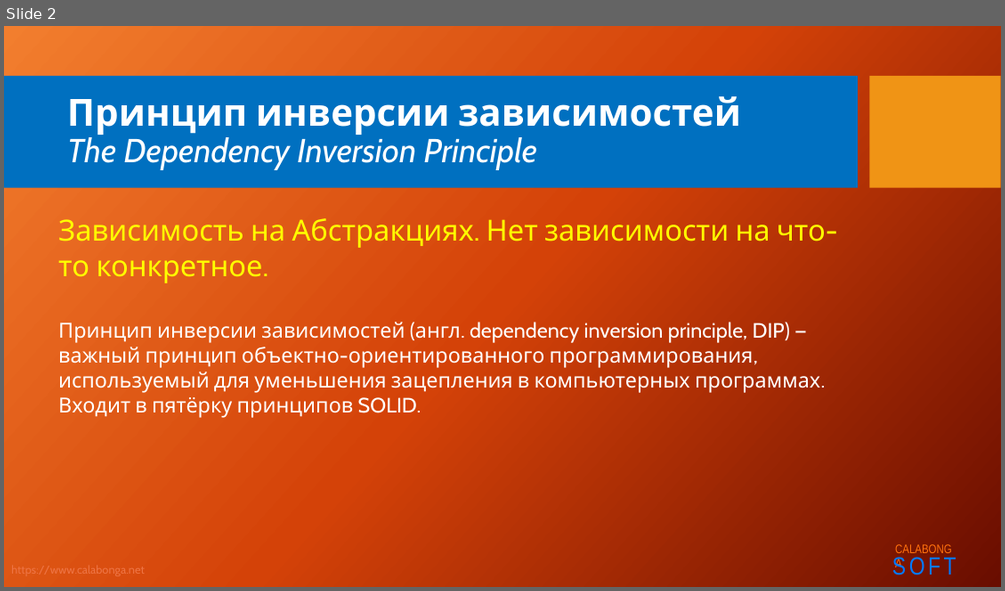
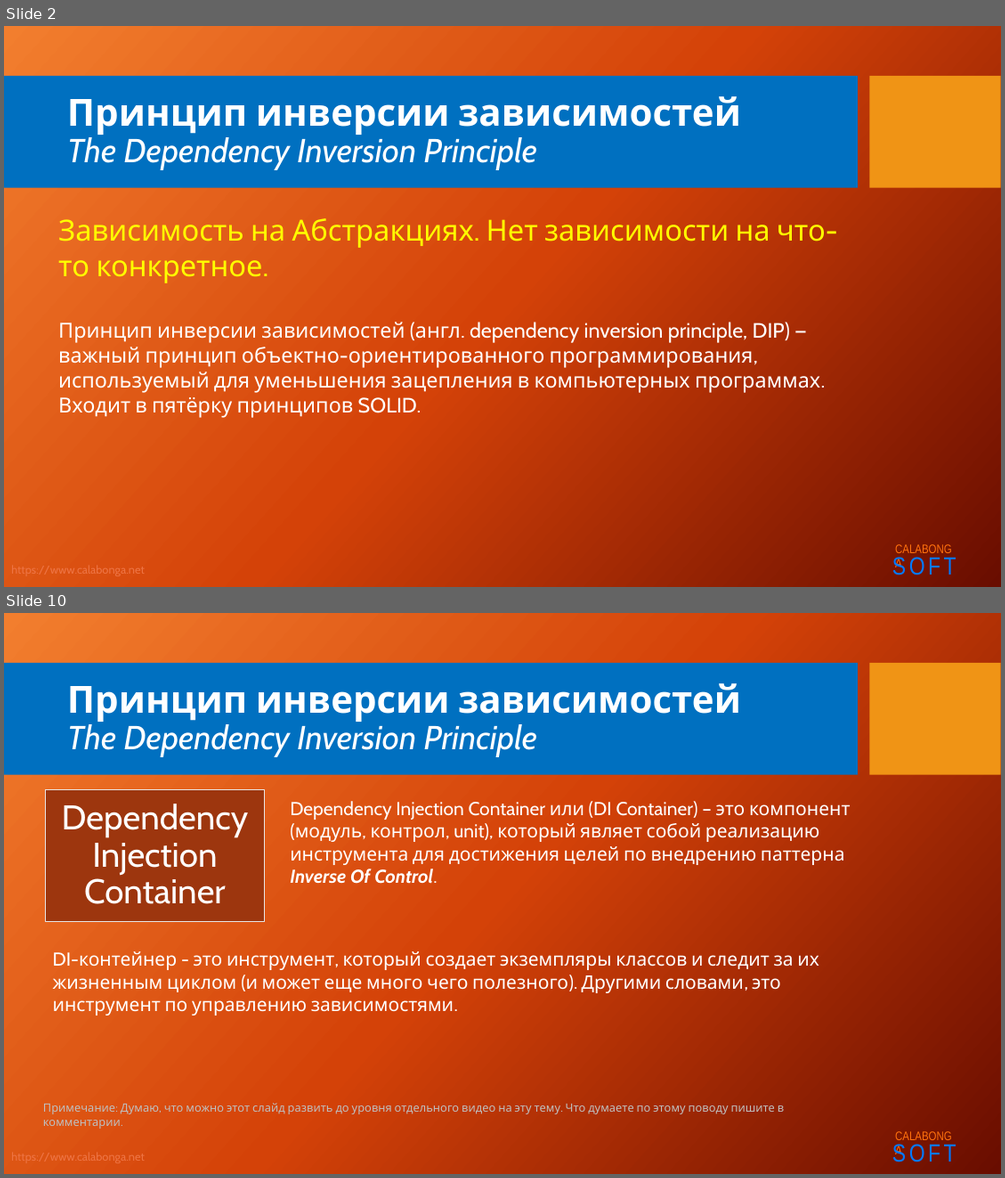
Before and after one commit to Calabonga/SOLID, a slide deck: Powerpoint/5.SOLID_D.pptx. Shown one above the other, each under a label of ours: slide 2 before the commit, slides 2 and 10 after it; the slides between them are not shown. The pictures are 1005x591 and 1005x1178 pixels, drawn with LibreOffice and Linux fonts; fonts in the diff are those of the drawing; background and template pictures are left out. Boxes give left, top, right and bottom in pixels: in the first picture for what was removed or moved away, otherwise in the second. Text is boxed around its words. In the diff, an @@ line names an element or a change of style, - is before the commit and + after.

```diff
--- a/Powerpoint/5.SOLID_D.pptx
+++ b/Powerpoint/5.SOLID_D.pptx
@@ slide 10 added at (x1=4, y1=613, x2=1001, y2=1174), background picture (left out); not listed: 5 template elements that a slide beside it also shows @@
@@ title added at (x1=67, y1=683, x2=741, y2=757), 32 pt, text #FFFFFF, italic @@
+Принцип инверсии зависимостей
+The Dependency Inversion Principle
@@ rectangle added at (x1=45, y1=790, x2=264, y2=922), fill #9D360E, outline #E7E6E6 1 pt @@
@@ text added at (x1=62, y1=803, x2=249, y2=904), 33 pt, text #FFFFFF @@
+Dependency Injection Container
@@ text added at (x1=290, y1=801, x2=850, y2=884), 18 pt, text #FFFFFF @@
+Dependency Injection Container или (DI Container) – это компонент (модуль, контрол, unit), который являет собой реализацию инструмента для достижения целей по внедрению паттерна Inverse Of Control.
@@ text added at (x1=53, y1=951, x2=819, y2=1015), 18 pt, text #FFFFFF @@
+DI-контейнер - это инструмент, который создает экземпляры классов и следит за их жизненным циклом (и может еще много чего полезного). Другими словами, это инструмент по управлению зависимостями.
@@ text added at (x1=43, y1=1103, x2=784, y2=1128), 11 pt, text #BFBFBF @@
+Примечание: Думаю, что можно этот слайд развить до уровня отдельного видео на эту тему. Что думаете по этому поводу пишите в комментарии.
```
Also in this commit, not shown: 8 other slides added.
